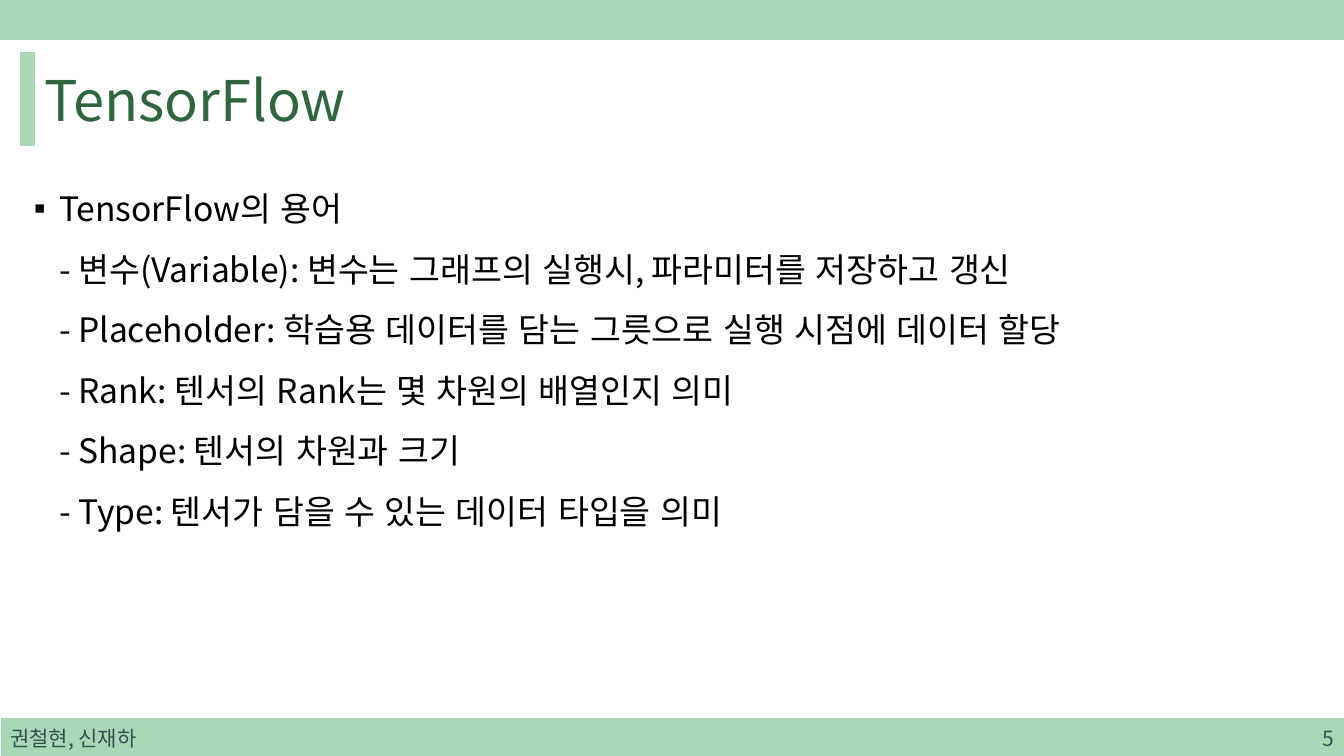
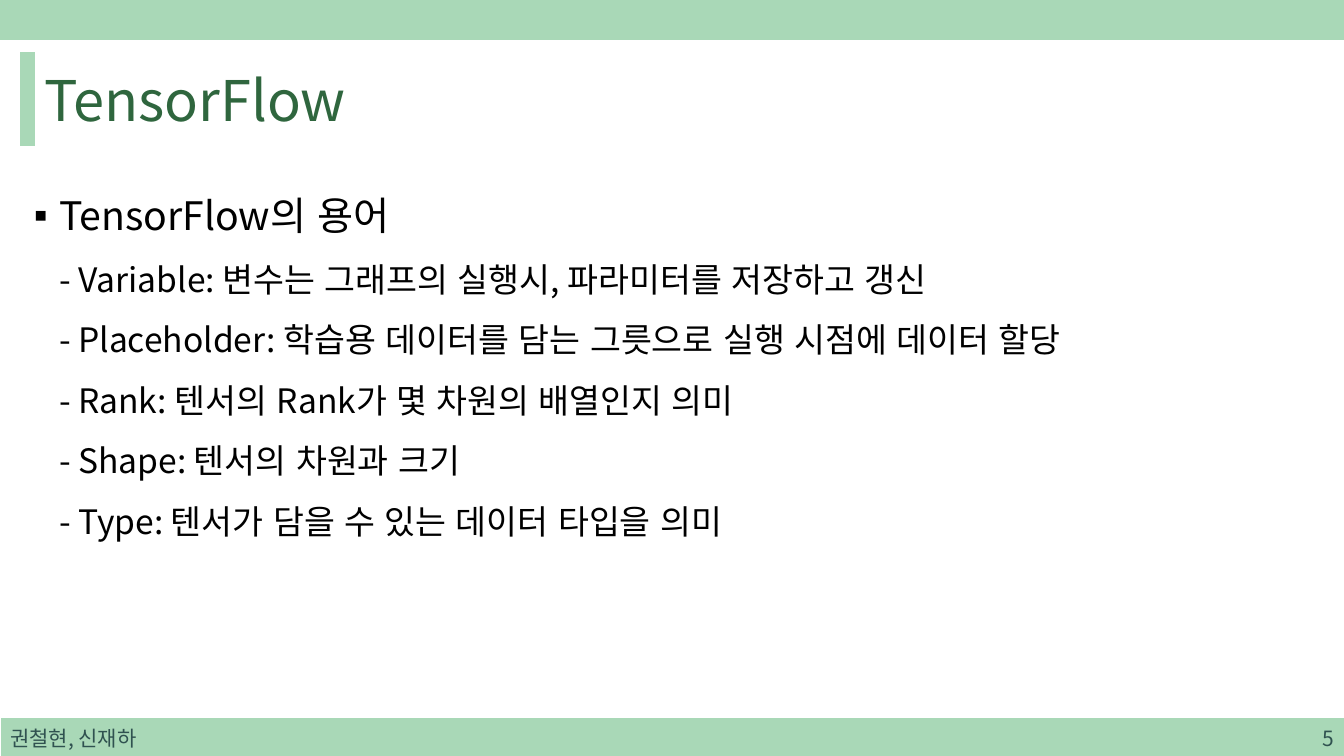
Before and after one commit to sjh4287/capston, a slide deck: slide 5 of 2022.01.07/TensorFlow Lite.pptx. Drawn at 1344x756 pixels with LibreOffice and Linux fonts; fonts in the diff are those of the drawing. Boxes give left, top, right and bottom in pixels: in the first picture for what was removed or moved away, otherwise in the second. Text is boxed around its words. In the diff, an @@ line names an element or a change of style, - is before the commit and + after.

Commit message:
Update TensorFlow Lite.pptx
ppt 수정

```diff
--- a/2022.01.07/TensorFlow Lite.pptx
+++ b/2022.01.07/TensorFlow Lite.pptx
@@ text at [59,197,1061,542]: text changed @@
-▪ TensorFlow의 용어
-  - 변수(Variable): 변수는 그래프의 실행시, 파라미터를 저장하고 갱신
-  - Placeholder: 학습용 데이터를 담는 그릇으로 실행 시점에 데이터 할당
-  - Rank: 텐서의 Rank는 몇 차원의 배열인지 의미
-  - Shape: 텐서의 차원과 크기
-  - Type: 텐서가 담을 수 있는 데이터 타입을 의미
+▪ TensorFlow의 용어
+  - Variable: 변수는 그래프의 실행시, 파라미터를 저장하고 갱신
+  - Placeholder: 학습용 데이터를 담는 그릇으로 실행 시점에 데이터 할당
+  - Rank: 텐서의 Rank가 몇 차원의 배열인지 의미
+  - Shape: 텐서의 차원과 크기
+  - Type: 텐서가 담을 수 있는 데이터 타입을 의미
```
Also in this commit, not shown: 10 other slides changed, 5 slides added.
